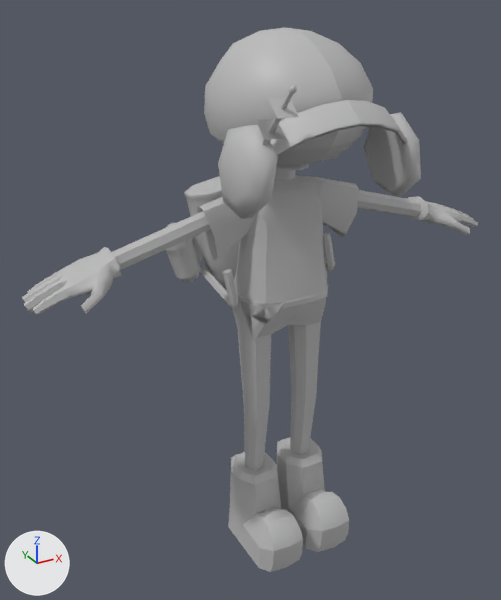
Before and after pictures for a commit that changed the FBX model Assets/Resources/Animations/Characters/Dave/dave@charge03.fbx.
Camera for both pictures: a 50 mm camera at (-1.164, -1.903, 1.934) aimed at (-0.143, -0.047, 1.006). Lighting does not change. The marker at lower left points along +X, +Y and +Z. Where no turn or scale is listed for an object, it has been applied to the vertices.

In view in the first picture: 'dave', 'davejetpack01', 'group6'.
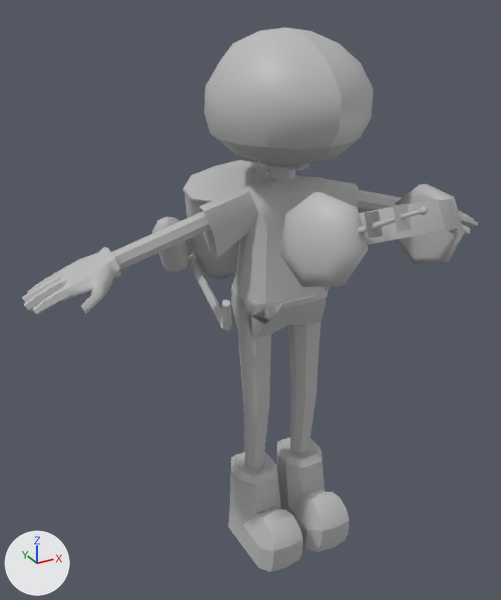
ob_davejetpack01_001 is not drawn itself; it is the parent of ob_davejetpack01.

Where the change shows, as pixel boxes (x1, y1, x2, y2) in the pictures (501 x 600 px):
```json
{"object": "group6", "change": "moved, turned", "before": [218, 85, 421, 219], "after": [280, 184, 464, 287]}
{"object": "davejetpack01", "change": "moved, turned", "before": [166, 176, 335, 309], "after": [152, 160, 329, 332]}
```

Scene script edits in JSON lines:
```json
{"op": "set", "path": "ob_group6.location", "old": "(-1.415, 135.2, 10.98)", "new": "(1.931, 123.7, 23.73)"}
{"op": "set", "path": "ob_group6.rotation_euler", "old": "(0.746, -0.0108, -0.00594)", "new": "(1.125, 0.256, -0.135)", "note": "degrees (43, -0.6, -0.3) -> degrees (64, 15, -7.7)"}
{"op": "set", "path": "ob_davejetpack01_001.location", "old": "(0.0, 95.56, -9.566)", "new": "(-5.166, 95.56, -9.566)"}
{"op": "set", "path": "ob_davejetpack01_001.rotation_euler", "old": "(-0.0674, -0.0456, 0.189)", "new": "(0.328, -0.0456, 0.189)", "note": "degrees (-3.9, -2.6, 11) -> degrees (19, -2.6, 11)"}
```
